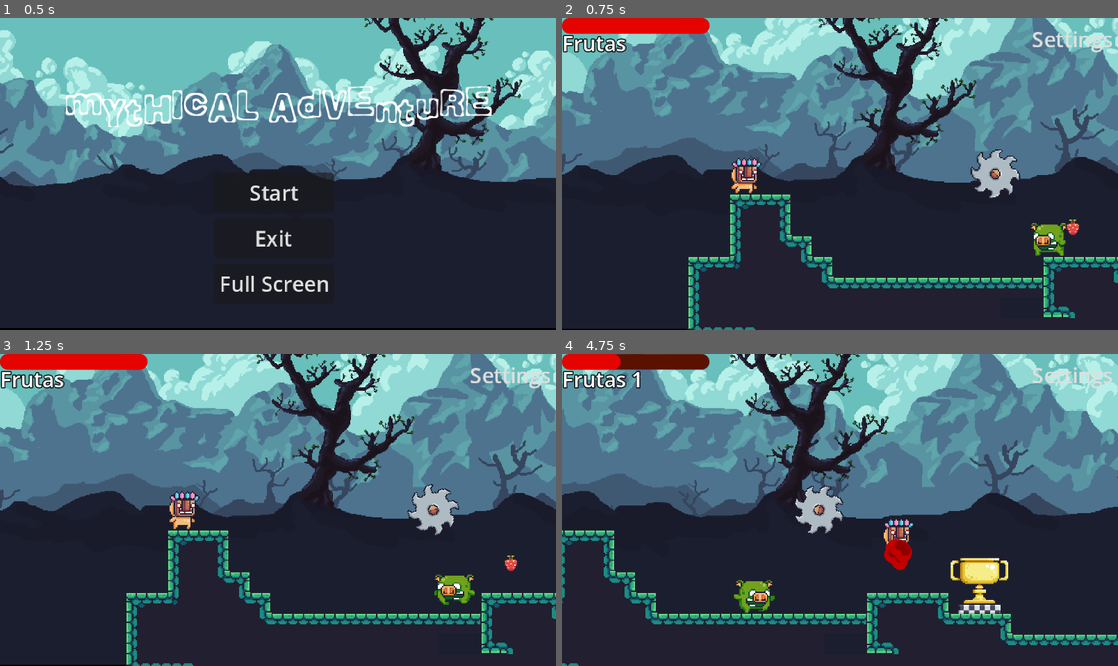
Above: before the commit, frames 1-4 (two rows, left to right).
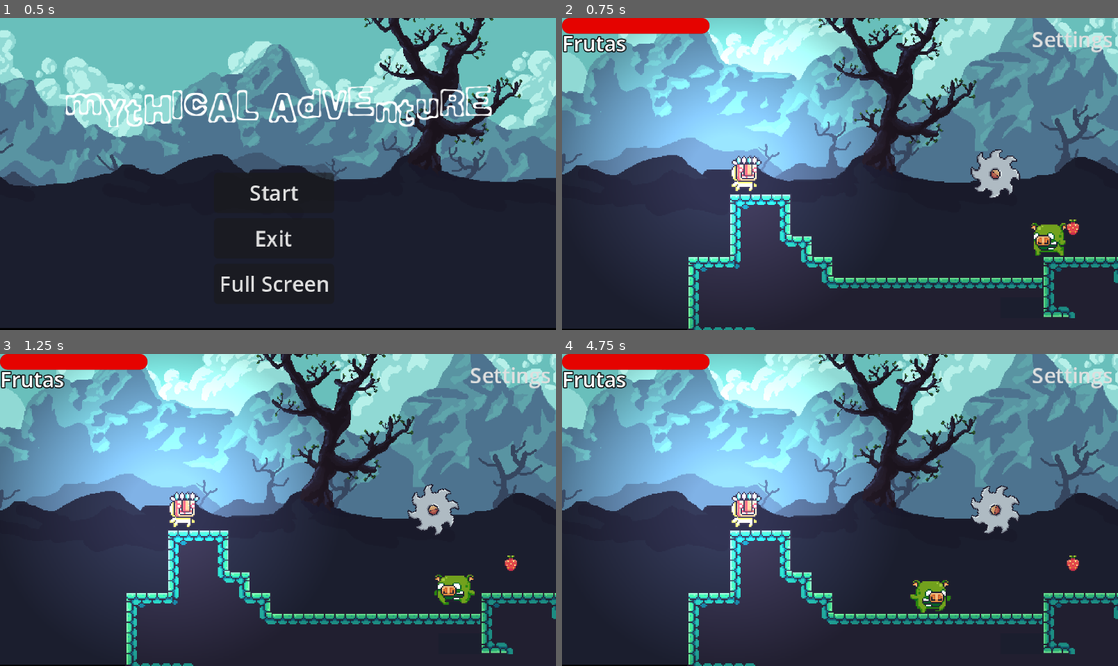
Above: after the commit, the same moments.

Repository: Contra-Maestre/MythicalAdventure
Game: Godot game, scene res://main_menu.tscn
Same seed, same stepped clock (60 frames per second), same inputs: the game is played once before the commit and once after it.
Inputs:
- Up to frame 1 (0.5 s): no input
- Up to frame 2 (0.75 s): click "Start" at 0.5 s
- Up to frame 3 (1.25 s): no input
- Up to frame 4 (4.75 s): hold Right (ui_right) 1.28-2.78 s; tap Up (ui_up) at 1.35, 1.52, 1.82, 2.1, 2.27, 2.57, 2.85, 3.6, 3.77, 4.07, 4.35, 4.52 s; hold Left (ui_left) 2.78-3.53 s; hold Right (ui_right) from 3.53 s (still down)

Frame 1 is identical in both runs. In frame 2, 29% of the frame differs, in the area x 2-57%, y 2-96%; in frame 3, 29%; in frame 4, 56%, in the area x 0-100%, y 0-100%.
Error before the commit: Invalid assignment of property or key 'stateMachine' with value of type 'Node (StateMachine)' on a base object of type 'Node'. (res://Scripts/StateMachine/Stat…

Commit message:
Primer State

Diff:
--- a/Player/player.gd
+++ b/Player/player.gd
@@ -24,67 +24,67 @@
 
 func _ready() -> void:
 	$CanvasLayer/HPProgressBar.value = life
-	lightPlayer.enabled = false
-	PruebaAuto.player = self
-	particlePlayer.emitting = false
-	quitPopup.id_pressed.connect(quitSettings)
-
-func _physics_process(delta: float) -> void:
-	if estadoActual == estados.NORMAL:
-		NormalProces(delta)
-
-
-func NormalProces(delta):
-	direction = Input.get_axis("ui_left", "ui_right")
-	velocity.x = direction * speed * delta
-
-	if direction != 0:
-		aniPlayer.play("walk")
-	else :
-		aniPlayer.play("idle")
-
-	spritePlayer.flip_h = direction < 0 if direction != 0 else spritePlayer.flip_h
-
-	if is_on_floor() and Input.is_action_just_pressed("ui_up"):
-		velocity.y -= jumpForce
-		particlePlayer.emitting = true
-		$AudioStreamPlayerJump.play()
-
-	if !is_on_floor():
-		velocity.y += gravity
-		particlePlayer.emitting = false
-	move_and_slide()
-
-
-func _process(delta: float) -> void:
-	for ray in raycastdmg.get_children():
-		if ray.is_colliding():
-			var colision = ray.get_collider()
-			if colision.is_in_group("enemigo"):
-				if colision.has_method("takeDmg"):
-					colision.takeDmg(damage)
-
-func actualizaInterfrazFrutas():
-	frutaLabel.text = str(PruebaAuto.fruit)
-
-func TakeDamage(dmg):
-	if estadoActual != estados.HURT:
-		life -= dmg
-		aniPlayer.play("hurt")
-		$AudioStreamPlayerHurt.play()
-		estadoActual = estados.HURT
-		if life <= 0:
-			Dead()
-
-func Dead():
-	get_tree().reload_current_scene()
-
-
-func _on_animation_player_animation_finished(anim_name: StringName) -> void:
-	if anim_name == "hurt":
-		estadoActual = estados.NORMAL
-
-func quitSettings(id):
-	match (id):
-		0:
-			get_tree().quit()
+	#lightPlayer.enabled = false
+	#PruebaAuto.player = self
+	#particlePlayer.emitting = false
+	#quitPopup.id_pressed.connect(quitSettings)
+#
+#func _physics_process(delta: float) -> void:
+	#if estadoActual == estados.NORMAL:
+		#NormalProces(delta)
+	#
+#
+#func NormalProces(delta):
+	#direction = Input.get_axis("ui_left", "ui_right")
+	#velocity.x = direction * speed * delta
+	#
+	#if direction != 0:
+		#aniPlayer.play("walk")
+	#else :
+		#aniPlayer.play("idle")
+	#
+	#spritePlayer.flip_h = direction < 0 if direction != 0 else spritePlayer.flip_h
+	#
+	#if is_on_floor() and Input.is_action_just_pressed("ui_up"):
+		#velocity.y -= jumpForce
+		#particlePlayer.emitting = true
+		#$AudioStreamPlayerJump.play()
+	#
+	#if !is_on_floor():
+		#velocity.y += gravity
+		#particlePlayer.emitting = false
+	#move_and_slide()
+	#
+#
+#func _process(delta: float) -> void:
+	#for ray in raycastdmg.get_children():
+		#if ray.is_colliding():
+			#var colision = ray.get_collider()
+			#if colision.is_in_group("enemigo"):
+				#if colision.has_method("takeDmg"):
+					#colision.takeDmg(damage)
+#
+#func actualizaInterfrazFrutas():
+	#frutaLabel.text = str(PruebaAuto.fruit)
+#
+#func TakeDamage(dmg):
+	#if estadoActual != estados.HURT:
+		#life -= dmg
+		#aniPlayer.play("hurt")
+		#$AudioStreamPlayerHurt.play()
+		#estadoActual = estados.HURT
+		#if life <= 0:
+			#Dead()
+#
+#func Dead():
+	#get_tree().reload_current_scene()
+#
+#
+#func _on_animation_player_animation_finished(anim_name: StringName) -> void:
+	#if anim_name == "hurt":
+		#estadoActual = estados.NORMAL
+#
+#func quitSettings(id):
+	#match (id):
+		#0:
+			#get_tree().quit()
--- a/Player/player.tscn
+++ b/Player/player.tscn
@@ -8,6 +8,7 @@
 [ext_resource type="Script" uid="uid://bkmb7ehfsbv2d" path="res://Scripts/StateMachine/idle.gd" id="3_x3vf3"]
 [ext_resource type="LabelSettings" uid="uid://bblwdfro341x1" path="res://UI/GUILabel.tres" id="4_gwnis"]
 [ext_resource type="Script" uid="uid://0t6l0g303uwg" path="res://Scripts/StateMachine/moving.gd" id="4_x3vf3"]
+[ext_resource type="Script" uid="uid://bmtt0w55xbpd" path="res://Scripts/StateMachine/in_air.gd" id="5_apopc"]
 [ext_resource type="AudioStream" uid="uid://ba2hxqf376lg" path="res://Assets_PixelAdventure/Sounds/Jump.ogg" id="6_vtle1"]
 [ext_resource type="AudioStream" uid="uid://bk01bmd5p2v58" path="res://Assets_PixelAdventure/Sounds/Hit.ogg" id="7_od3ui"]
 
@@ -162,6 +163,7 @@
 
 [node name="StateMachine" type="Node" parent="."]
 script = ExtResource("2_00tjw")
+initialState = NodePath("Idle")
 
 [node name="Idle" type="Node" parent="StateMachine"]
 script = ExtResource("3_x3vf3")
@@ -170,6 +172,7 @@
 script = ExtResource("4_x3vf3")
 
 [node name="InAir" type="Node" parent="StateMachine"]
+script = ExtResource("5_apopc")
 
 [node name="Sprite2D" type="Sprite2D" parent="."]
 texture = ExtResource("1_l8h54")
--- a/Scripts/StateMachine/idle.gd
+++ b/Scripts/StateMachine/idle.gd
@@ -7,5 +7,5 @@
 func StateProcess(delta):
 	var direction = Input.get_axis("ui_left", "ui_right")
 
-	if direction != Vector2.ZERO:
+	if direction != 0:
 		stateMachine.TransitionTo("Moving")
--- /dev/null
+++ b/Scripts/StateMachine/in_air.gd
@@ -0,0 +1 @@
+extends State
--- a/Scripts/StateMachine/moving.gd
+++ b/Scripts/StateMachine/moving.gd
@@ -1 +1,8 @@
 extends State
+
+
+func StatePhysicsProcess(delta):
+	var direction = Input.get_axis("ui_left", "ui_right")
+
+	owner.velocity.x = direction * owner.speed
+	owner.move_and_slide()
Not shown: 1 places in Player/player.tscn that only renumber resources
Not shown, added: Scripts/StateMachine/in_air.gd.uid
Not shown, added: git checkout HEAD@{0}
